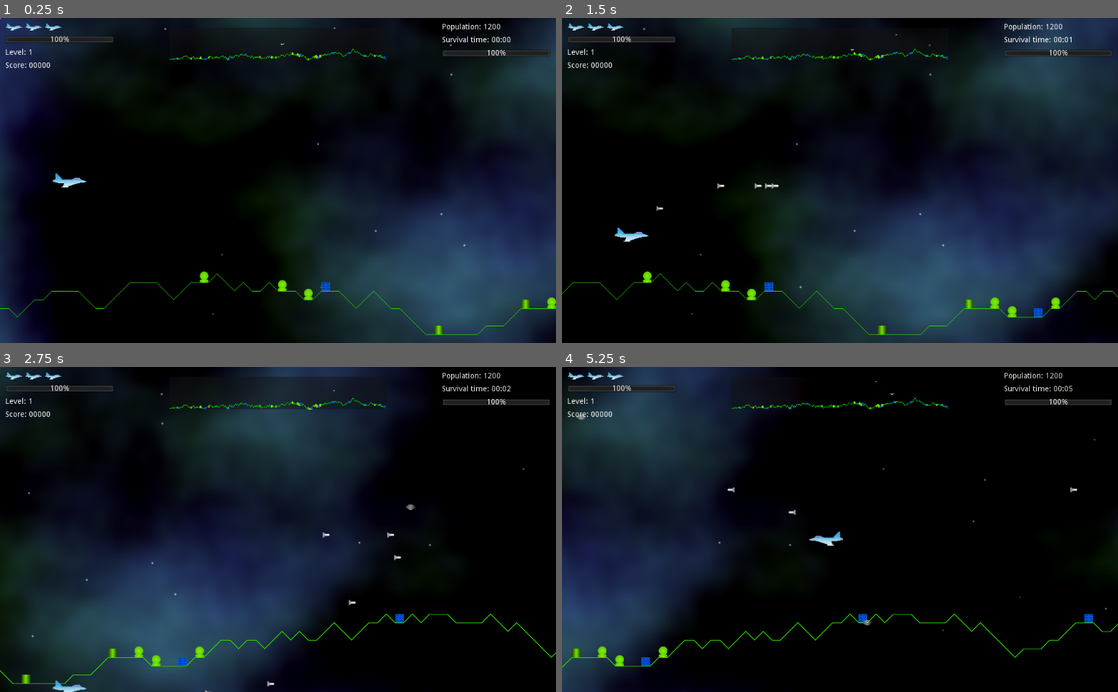
Above: before the commit, frames 1-4 (two rows, left to right).
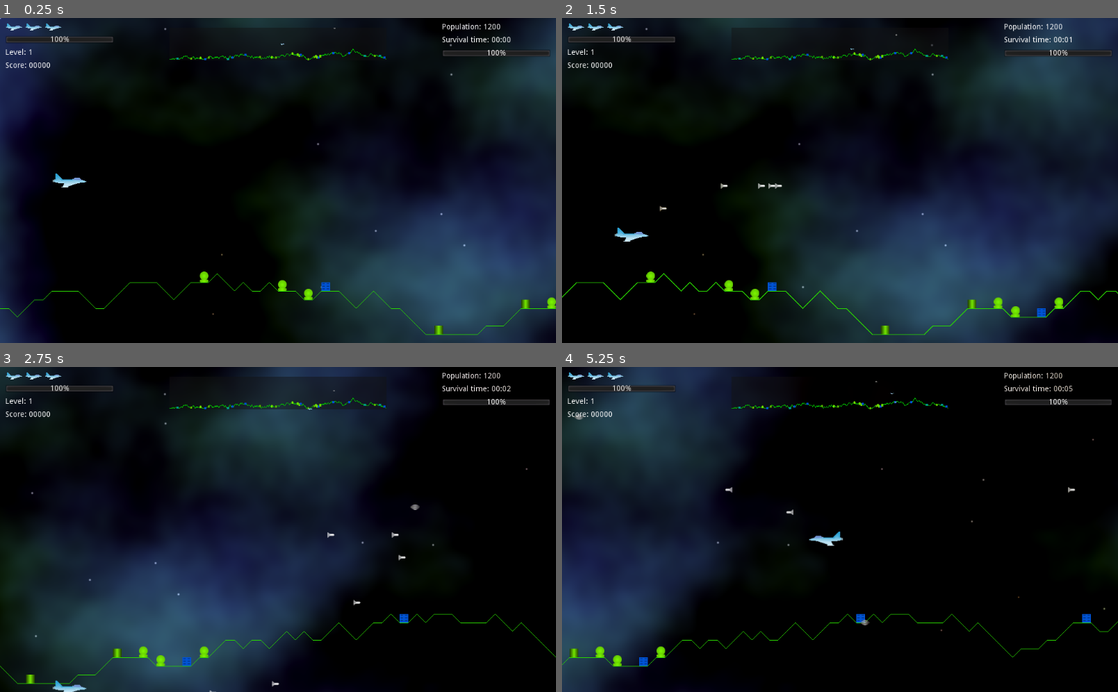
Above: after the commit, the same moments.

Repository: andrew-wilkes/godotia
Game: Godot game, scene res://scenes/Main.tscn
The game is run twice, just before and just after one commit, with the same random seed, the same clock (stepped at 60 frames per second) and the same inputs.
Inputs:
- Up to frame 1 (0.25 s): no input
- Up to frame 2 (1.5 s): tap Enter (ui_accept) at 0.5, 0.6, 0.77, 1.07, 1.35 s; hold Right (ui_right) 0.53-1.28 s; hold Down (ui_down) from 1.28 s (still down)
- Up to frame 3 (2.75 s): tap Enter (ui_accept) at 1.52, 1.82, 2.1 s; release Down (ui_down) at 2.03 s; hold Right (ui_right) from 2.03 s (still down)
- Up to frame 4 (5.25 s): release Right (ui_right) at 2.78 s; hold Up (ui_up) 2.78-3.53 s; tap Enter (ui_accept) at 2.85, 3.02, 3.32, 3.6, 3.77, 4.07, 4.35, 4.52, 4.82, 5.1 s; hold Left (ui_left) 3.53-5.03 s; hold Down (ui_down) from 5.03 s (still down)

The runs differ from the first frame. In frame 1, less than 0.1% of the frame differs, in the area x 60-61%, y 2-3%; in frame 2, 1.1%; in frame 3, 1.2%, in the area x 0-100%, y 7-100%; in frame 4, 1.0%.

Commit message:
Move game-play process calls to playing_game state

Diff:
--- a/scenes/Main.gd
+++ b/scenes/Main.gd
@@ -120,26 +120,6 @@
 	map.add_enemy(enemy)
 
 
-func _process(delta):
-	process_inputs(delta)
-	move_background(speed * delta)
-	map.position_player(player, scroll_position, terrain)
-	map.update_all_entities(scroll_position)
-
-
-func process_inputs(delta):
-	if Input.is_action_pressed("ui_left"):
-		speed = clamp(speed + THRUST * delta, -MAX_SPEED, MAX_SPEED)
-	if Input.is_action_pressed("ui_right"):
-		speed = clamp(speed - THRUST * delta, -MAX_SPEED, MAX_SPEED)
-	if Input.is_action_pressed("ui_up") and player.position.y > TOP_LEVEL:
-		player.move(0, -delta)
-	if Input.is_action_pressed("ui_down") and player.position.y < terrain.base_level:
-		player.move(0, delta)
-	if Input.is_action_just_pressed("ui_accept"):
-		fire_missile()
-
-
 func fire_missile():
 	var m = missile_scene.instance()
 	terrain.add_child(m)
--- a/states/game/playing_level.gd
+++ b/states/game/playing_level.gd
@@ -1,9 +1,10 @@
 extends Node
 
 var fsm: StateMachine
+var g
 
 func enter():
-	var g = globals.game
+	g = globals.game
 	g.add_player()
 	g.spawn_enemy()
 	globals.ig(g.map.connect("end_of_level", self, "increase_level"))
@@ -18,5 +19,22 @@
 	fsm.change_to("game_over")
 
 
-func process(_delta):
+func process(delta):
 	globals.game.stats.update()
+	g.move_background(g.speed * delta)
+	g.map.position_player(g.player, g.scroll_position, g.terrain)
+	g.map.update_all_entities(g.scroll_position)
+	process_inputs(delta)
+
+
+func process_inputs(delta):
+	if Input.is_action_pressed("ui_left"):
+		g.speed = clamp(g.speed + g.THRUST * delta, -g.MAX_SPEED, g.MAX_SPEED)
+	if Input.is_action_pressed("ui_right"):
+		g.speed = clamp(g.speed - g.THRUST * delta, -g.MAX_SPEED, g.MAX_SPEED)
+	if Input.is_action_pressed("ui_up") and g.player.position.y > g.TOP_LEVEL:
+		g.player.move(0, -delta)
+	if Input.is_action_pressed("ui_down") and g.player.position.y < g.terrain.base_level:
+		g.player.move(0, delta)
+	if Input.is_action_just_pressed("ui_accept"):
+		g.fire_missile()
